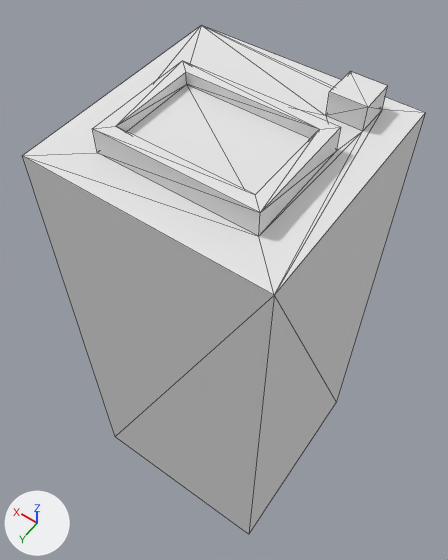
An edit to the OBJ model assets/highrise_4.obj, drawn before and after from the same camera.
Rendered twice from a 50 mm lens placed at (-9.7, 18.4, 72.7), pointed at (11.8, -11.7, 25.4). The axes (+X, +Y, +Z) are drawn at lower left. The lights are the same throughout. Mesh edges are drawn as thin lines. Where no turn or scale is listed for an object, it has been applied to the vertices.

Objects in the first picture: 'highrise_4'.
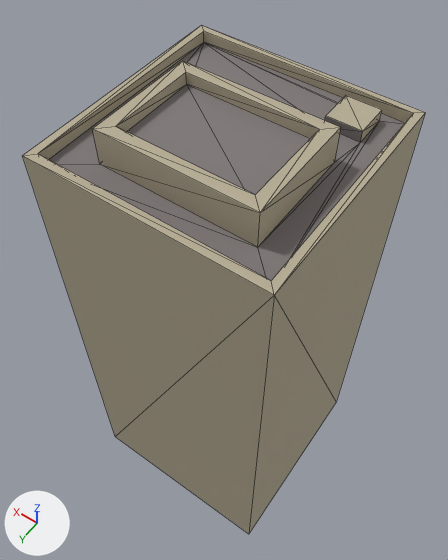
Changed parts and their boxes [x1, y1, x2, y2] in the pictures (448 x 560 px; the box of a moved part takes in the faces that stretch with it):
'highrise_4', recoloured, reshaped: [23, 26, 425, 534] in both
part 1 of me_highrise_4, moved or reshaped: [23, 26, 425, 295] in both

The change, as a list of edits to the scene's bpy script:
```text
Change mat_color_d20:
    mat_color_d20.base_color: (0.8, 0.8, 0.8) -> (0.22, 0.196, 0.196)  # white #e7e7e7 -> grey #817a7a
Change mat_color_e14:
    mat_color_e14.base_color: (0.8, 0.8, 0.8) -> (0.478, 0.424, 0.306)  # white #e7e7e7 -> beige #b8ae96
Change me_highrise_4:
    used by ob_highrise_4; location = (0.0, 0.0, 0.0)
    remove me_highrise_4.from_pydata(...)  # 32 vertices, 58 faces; spans x 0.0..20.0, y -20.0..0.0, z 0.0..47.0
    add me_highrise_4.from_pydata(...)  # 40 vertices, 74 faces; spans x 0.0..20.0, y -20.0..0.0, z 0.0..47.0
    me_highrise_4 part 1
    8 vertices are removed from x 2.7..16.1, y -18.5..-3.1, z 45.0..47.0
    32 faces are deleted
    16 vertices are added at x 0.7..19.3, y -19.4..-0.7, z 44.0..45.0
    32 new faces join them, mat_color_e14 (beige #b8ae96)
    16 new faces join them, mat_color_d20 (grey #817a7a)
```
